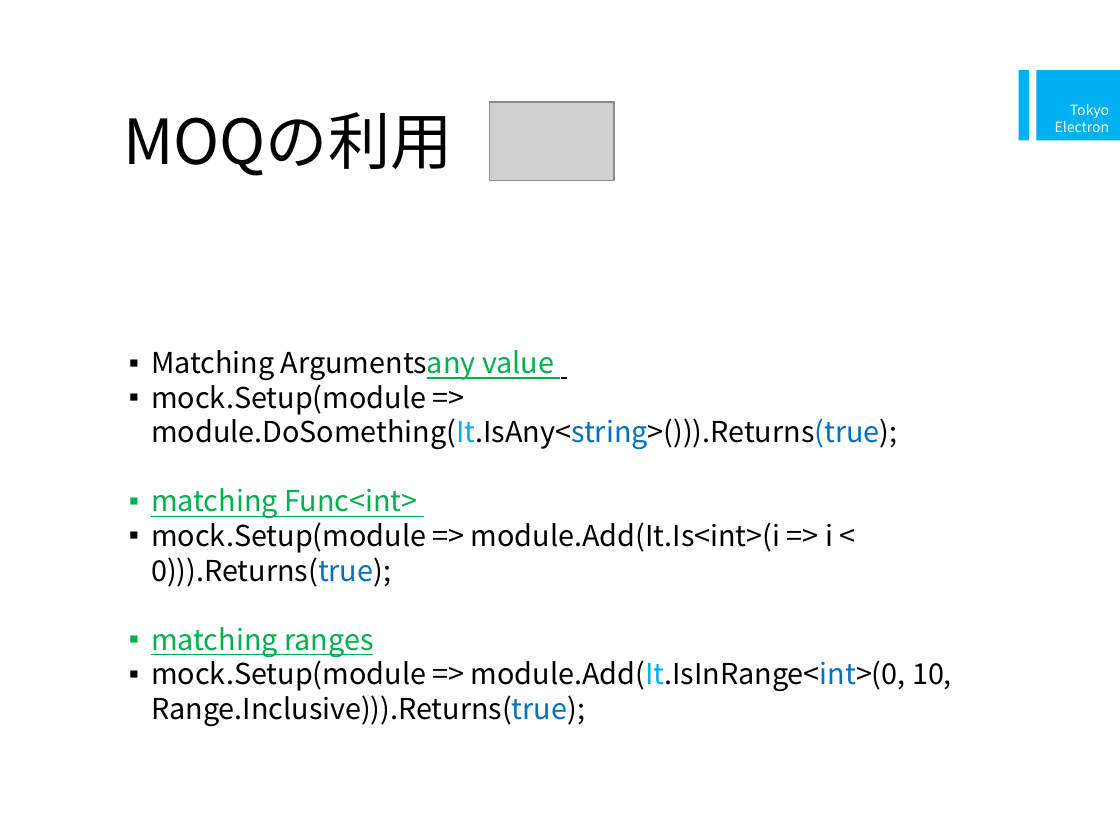
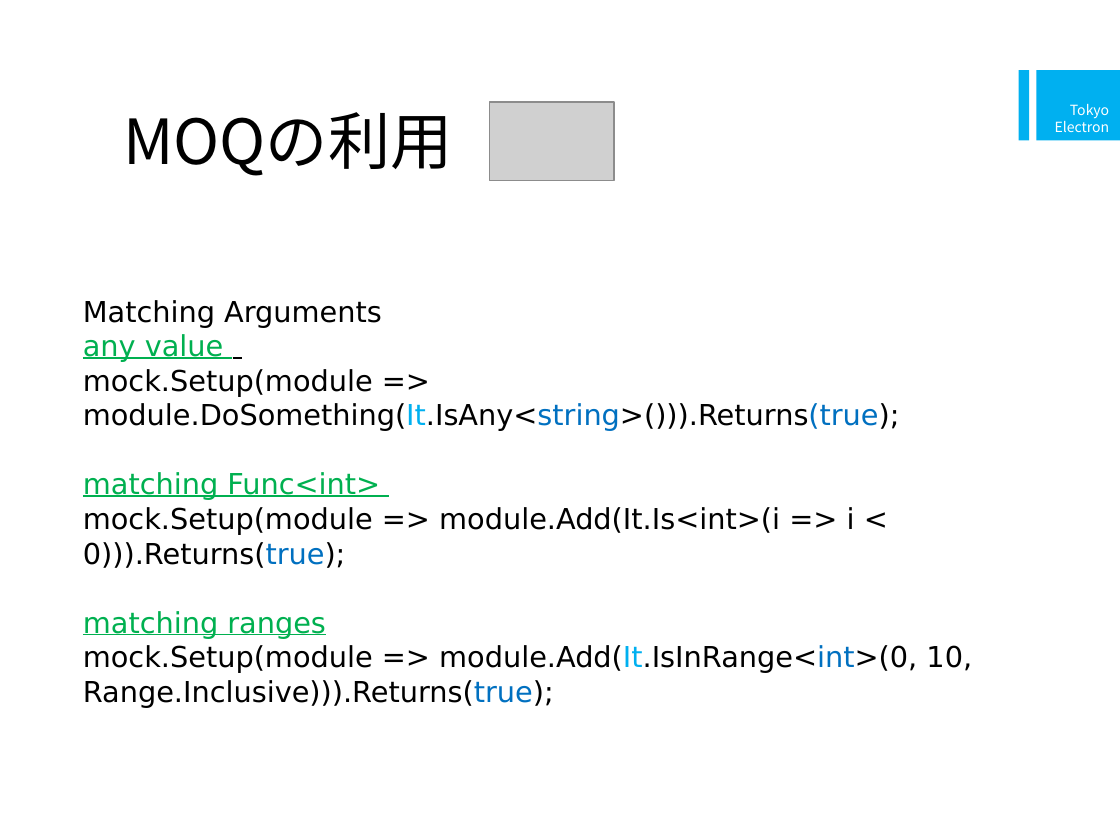
Before and after one commit to a-suzuki/CShrapLecture, a slide deck: slide 46 of doc/テストコードによるC#プログラミング演習.pptx (slide 38 before the commit). Drawn at 1120x840 pixels with LibreOffice and Linux fonts; fonts in the diff are those of the drawing; grey boxes stand for pictures. Boxes give left, top, right and bottom in pixels: in the first picture for what was removed or moved away, otherwise in the second. Text is boxed around its words. In the diff, an @@ line names an element or a change of style, - is before the commit and + after.

Commit message:
Add explanation of Mock and Stub

```diff
--- a/doc/テストコードによるC#プログラミング演習.pptx
+++ b/doc/テストコードによるC#プログラミング演習.pptx
@@ text "Matching Arguments": place and size @@
-text "Matching Arguments" at <box>151,350,952,726</box>
+text "Matching Arguments" at <box>83,300,972,708</box>
@@ text at <box>83,300,382,362</box>: text changed; font Noto Sans CJK JP to DejaVu Sans @@
-▪ Matching Argumentsany value
+Matching Arguments
+any value
@@ text at <box>83,369,972,708</box>: font Noto Sans CJK JP to DejaVu Sans; bullet ▪ to none @@
```
Also in this commit, not shown: 5 other slides changed, 11 slides added, 1 slide removed.
